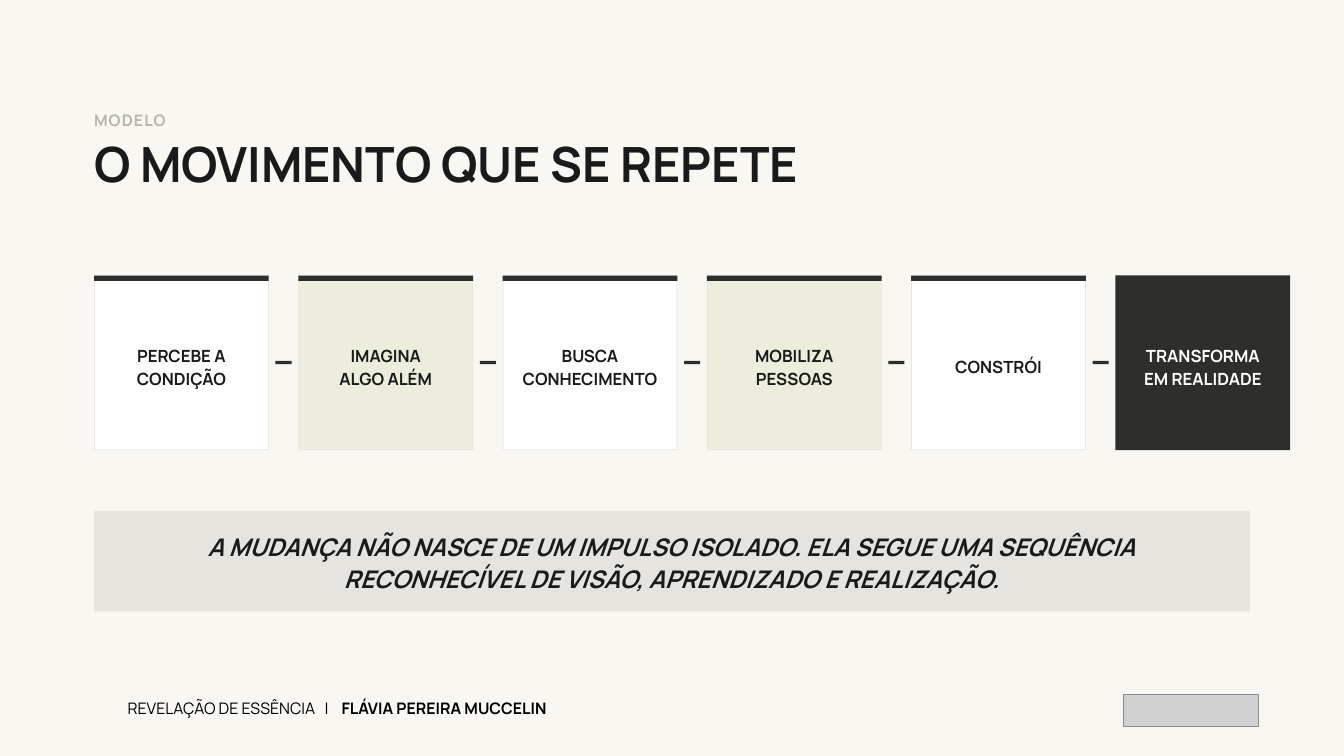
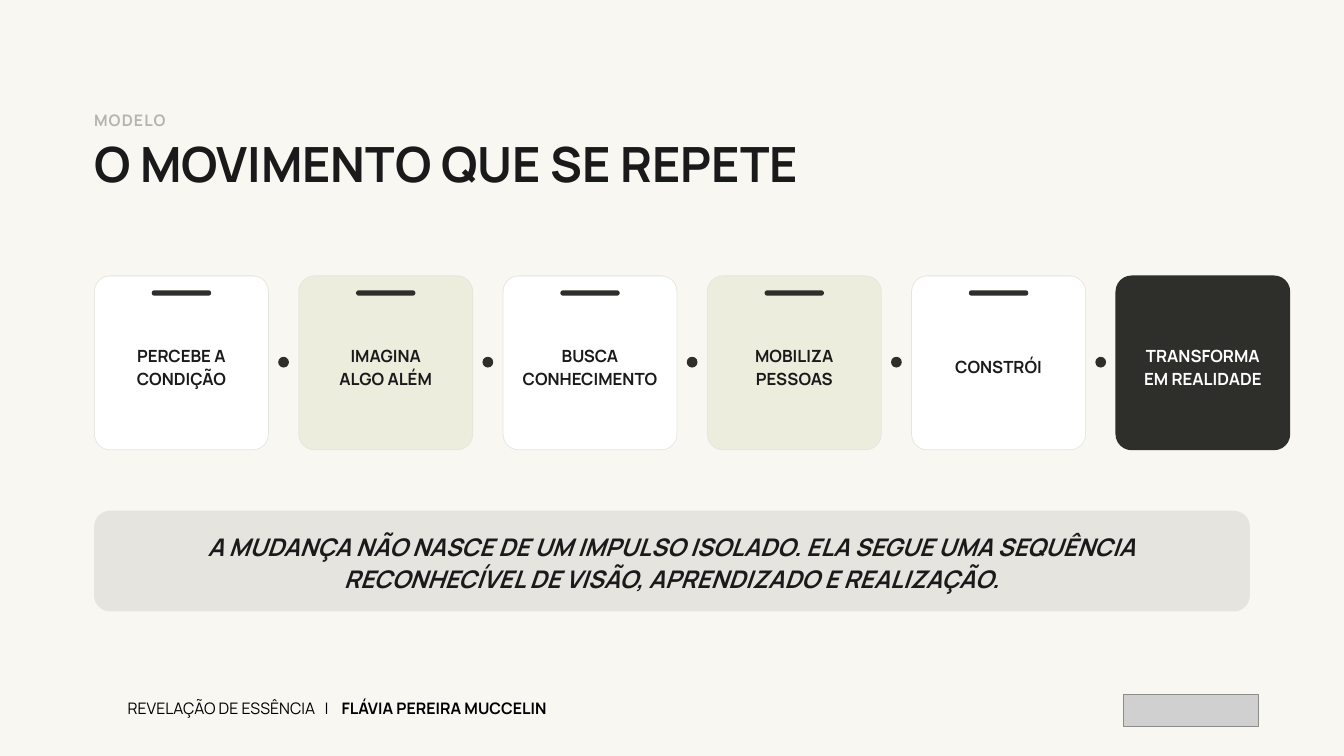
Before and after one commit to kellyalbertkabrand/Apresentacao_Revelacao_de_Essencia, a slide deck: slide 11 of Revelacao-de-Essencia-Flavia-Pereira-Muccelin.pptx. Drawn at 1344x756 pixels with LibreOffice and Linux fonts; fonts in the diff are those of the drawing; grey boxes stand for pictures. Boxes give left, top, right and bottom in pixels: in the first picture for what was removed or moved away, otherwise in the second. Text is boxed around its words. In the diff, an @@ line names an element or a change of style, - is before the commit and + after.

```diff
--- a/Revelacao-de-Essencia-Flavia-Pereira-Muccelin.pptx
+++ b/Revelacao-de-Essencia-Flavia-Pereira-Muccelin.pptx
@@ rounded rectangle: place and size @@
-rounded rectangle at bbox=[94, 276, 269, 281]
+rounded rectangle at bbox=[152, 290, 211, 296]
@@ rounded rectangle: place and size @@
-rounded rectangle at bbox=[298, 276, 473, 281]
+rounded rectangle at bbox=[356, 290, 415, 296]
@@ rounded rectangle: place and size @@
-rounded rectangle at bbox=[503, 276, 677, 281]
+rounded rectangle at bbox=[560, 290, 620, 296]
@@ rounded rectangle: place and size @@
-rounded rectangle at bbox=[707, 276, 882, 281]
+rounded rectangle at bbox=[765, 290, 824, 296]
@@ rectangle to rounded rectangle in 17 elements at bbox=[94, 276, 269, 450], bbox=[95, 276, 268, 450], bbox=[298, 276, 473, 450], bbox=[299, 276, 472, 450], bbox=[503, 276, 677, 450], bbox=[503, 276, 677, 450], bbox=[707, 276, 882, 450], bbox=[708, 276, 881, 450], bbox=[911, 276, 1086, 450], bbox=[912, 276, 1085, 450], bbox=[1116, 276, 1290, 450], bbox=[94, 511, 1250, 612], bbox=[152, 290, 211, 296], bbox=[356, 290, 415, 296], bbox=[560, 290, 620, 296], bbox=[765, 290, 824, 296], bbox=[969, 290, 1028, 296] @@
@@ rounded rectangle: place and size @@
-rounded rectangle at bbox=[911, 276, 1086, 281]
+rounded rectangle at bbox=[969, 290, 1028, 296]
@@ ellipse: place and size @@
-ellipse at bbox=[276, 361, 292, 364]
+ellipse at bbox=[278, 357, 289, 368]
@@ ellipse: place and size @@
-ellipse at bbox=[480, 361, 496, 364]
+ellipse at bbox=[482, 357, 493, 368]
@@ ellipse: place and size @@
-ellipse at bbox=[684, 361, 700, 364]
+ellipse at bbox=[687, 357, 698, 368]
@@ rectangle to ellipse in 5 elements at bbox=[1095, 357, 1106, 368], bbox=[278, 357, 289, 368], bbox=[482, 357, 493, 368], bbox=[687, 357, 698, 368], bbox=[891, 357, 902, 368] @@
@@ ellipse: place and size @@
-ellipse at bbox=[888, 361, 905, 364]
+ellipse at bbox=[891, 357, 902, 368]
@@ ellipse: place and size @@
-ellipse at bbox=[1093, 361, 1109, 364]
+ellipse at bbox=[1095, 357, 1106, 368]
```
Also in this commit, not shown: 17 other slides changed, 1 other file.
